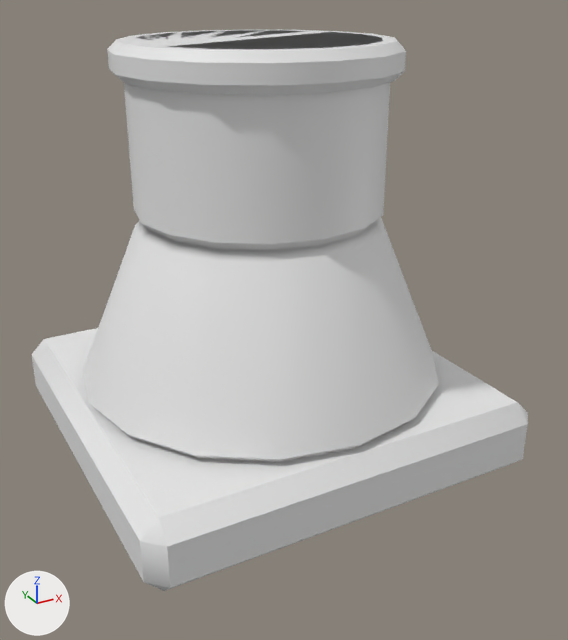
The OBJ model assets/blocks/tower_a.obj: old version first, new version second.
The view is the same before and after, from a camera (50 mm lens) standing at (-0.842, -1.652, 0.63) and looking at (0.019, -0.087, -0.152). The axes (+X, +Y, +Z) are drawn at lower left. The lights are the same throughout. The picture after the commit comes second. Where no turn or scale is listed for an object, it has been applied to the vertices. Vertices at exactly the same position are counted once.

The first picture shows 'tower_a'.
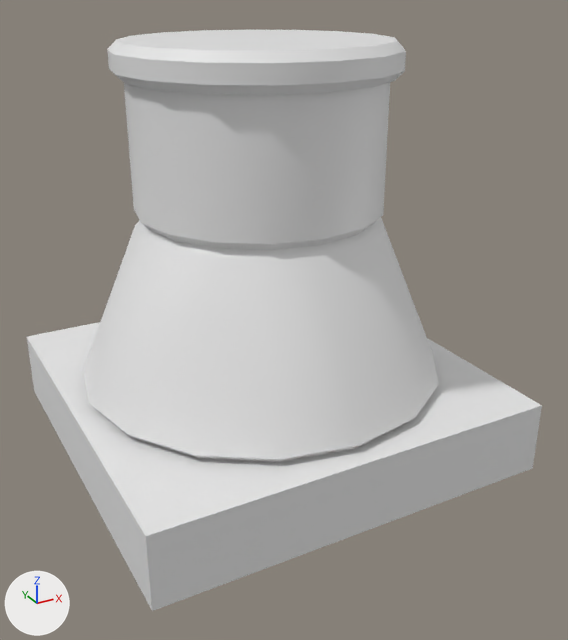
Pixel boxes [x1, y1, x2, y2] of what changed, in the pictures (568 x 640 px; the box of a moved part takes in the faces that stretch with it):
'tower_a', reshaped: before [31, 30, 528, 591]; after [27, 30, 542, 611]
part 1 of me_tower_a, added: after [27, 322, 542, 611]
part 2 of me_tower_a, moved or reshaped: before [83, 30, 439, 462]; after [83, 30, 415, 462]

The change, as a list of edits to the scene's bpy script:
```text
Change me_tower_a:
    used by ob_tower_a; location = (0.0, 0.0, 0.0)
    remove me_tower_a.from_pydata(...)  # 200 vertices, 419 faces; spans x -0.5..0.5, y -0.5..0.5, z -0.5..0.5
    add me_tower_a.from_pydata(...)  # 191 vertices, 374 faces; spans x -0.5..0.5, y -0.5..0.5, z -0.5..0.5
    me_tower_a part 1: a new loose piece, a box spanning x -0.5..0.5, y -0.5..0.5, z -0.5..-0.32
    me_tower_a part 2
    24 vertices are removed from x -0.3..0.3, y -0.3..0.3, z 0.48..0.5
    262 faces are deleted
    1 vertex moves from x -0.198, y 0.198, z 0.5 to x -0.036, y 0.256, z 0.5
    15 vertices are added at x -0.252..0.271, y -0.267..0.275, z 0.5
    16 new vertices lie (0.0, 0.0, 0.3) away from vertices in x -0.3..0.3, y -0.3..0.3, z 0.12
    249 new faces join them
    other edits to the shape of me_tower_a do not show in these pictures
```
